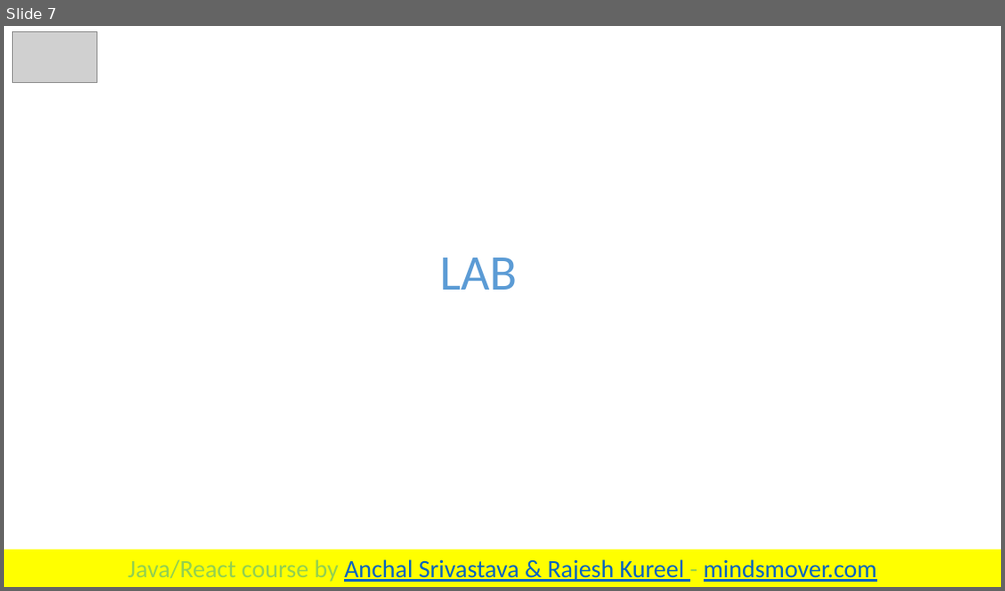
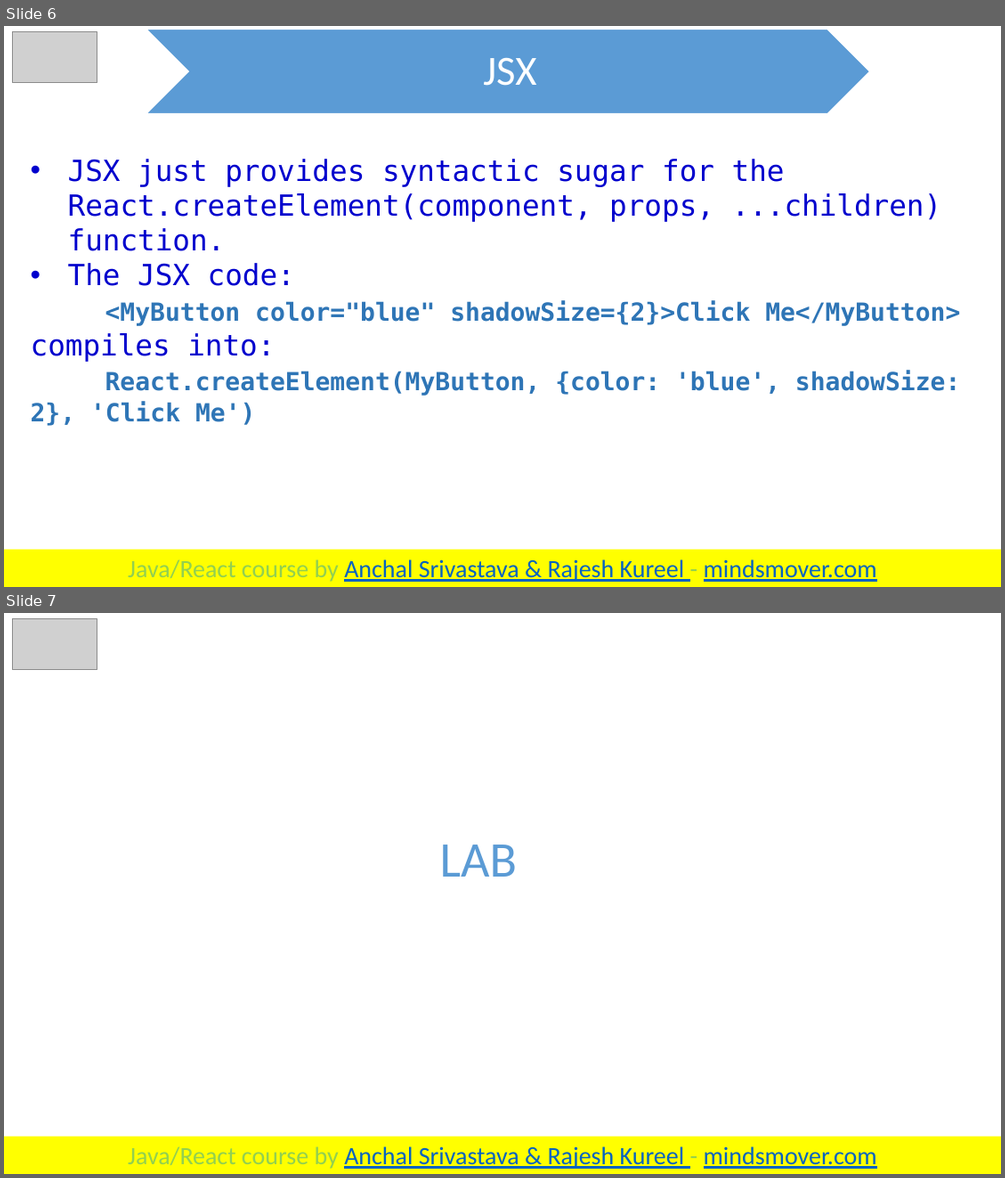
Before and after one commit to anchalsri82/JavaReact, a slide deck: docs/Day 6 - React HTML and JSX.pptx. Shown one above the other, each under a label of ours: slide 7 before the commit, slides 6 and 7 after it. The pictures are 1005x591 and 1005x1178 pixels, drawn with LibreOffice and Linux fonts; fonts in the diff are those of the drawing; grey boxes stand for pictures. Boxes give left, top, right and bottom in pixels: in the first picture for what was removed or moved away, otherwise in the second. Text is boxed around its words. In the diff, an @@ line names an element or a change of style, - is before the commit and + after.

```diff
--- a/docs/Day 6 - React HTML and JSX.pptx
+++ b/docs/Day 6 - React HTML and JSX.pptx
@@ slide 6 added at [4, 26, 1001, 587], background #FFFFFF @@
@@ picture added at [12, 32, 97, 82] @@
@@ chevron added at [146, 29, 870, 113], fill #5B9BD5, outline #FFFFFF 1 pt @@
@@ text added at [483, 57, 536, 86], 40 pt, text #FFFFFF @@
+JSX
@@ text added at [31, 159, 960, 426], 24 pt, text #2E75B6, bold @@
+• JSX just provides syntactic sugar for the React.createElement(component, props, ...children) function.
+• The JSX code:
+<MyButton color="blue" shadowSize={2}>Click Me</MyButton>
+compiles into:
+React.createElement(MyButton, {color: 'blue', shadowSize: 2}, 'Click Me')
@@ rectangle added at [4, 549, 1001, 587], fill #FFFF00, 24 pt, text #0563C1, underline @@
+Java/React course by Anchal Srivastava & Rajesh Kureel - mindsmover.com
```
Also in this commit, not shown: 3 slides changed, 28 other files.
